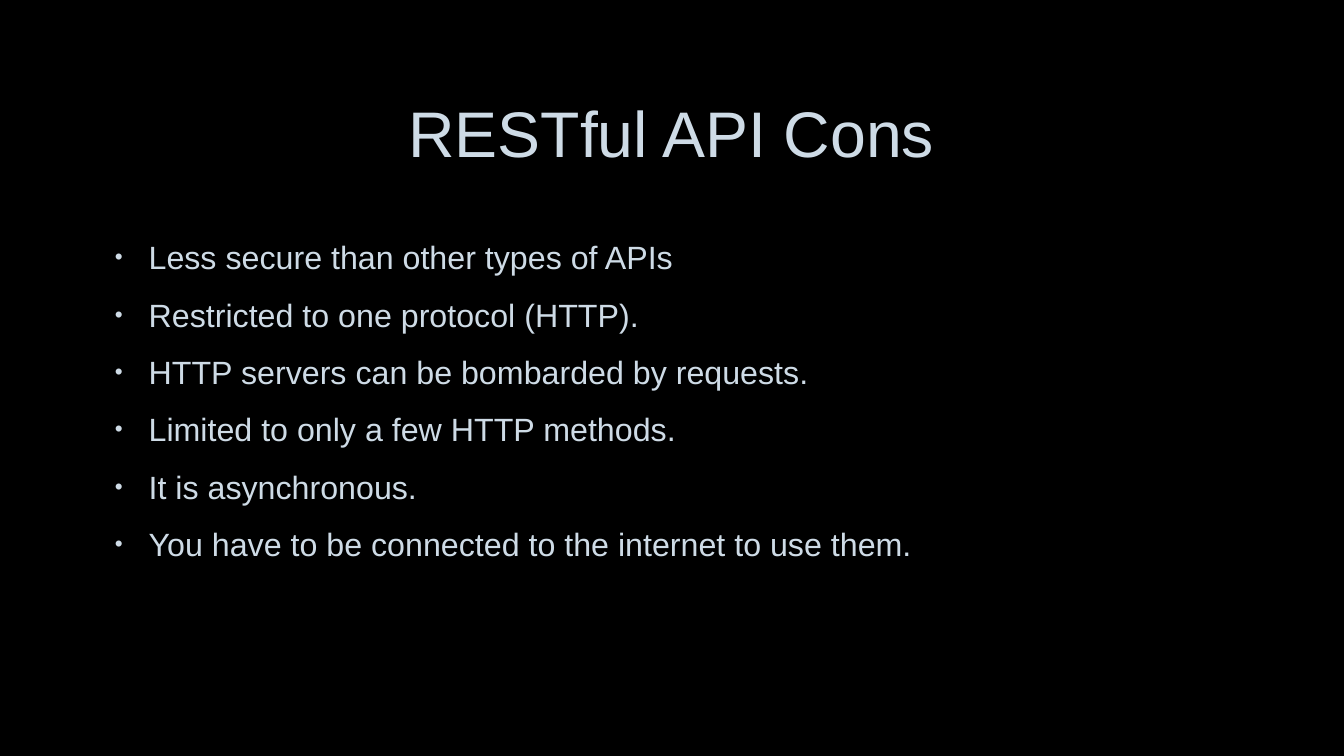
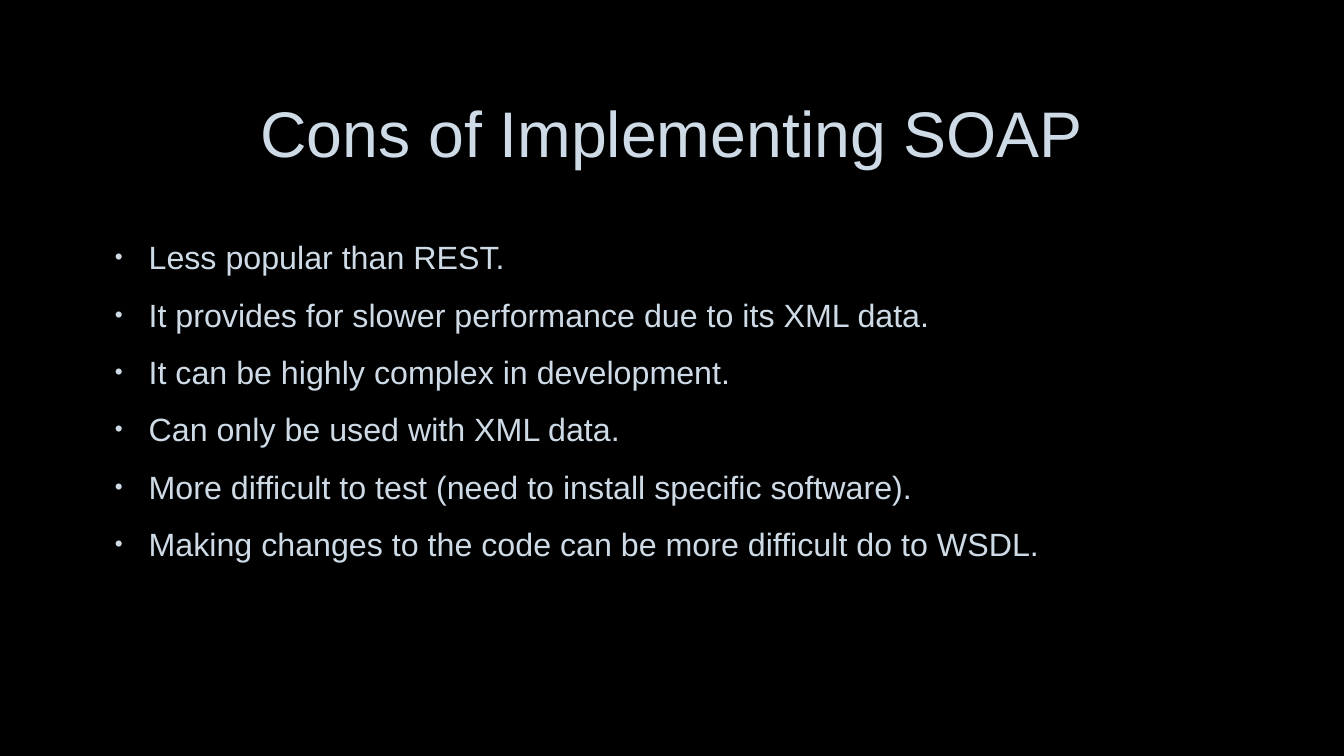
Before and after one commit to nerdommicro/WEB-420, a slide deck: slide 5 of week3/nesbitt-week3.pptx (slide 9 before the commit). Drawn at 1344x756 pixels with LibreOffice and Linux fonts; fonts in the diff are those of the drawing; background and template pictures are left out. Boxes give left, top, right and bottom in pixels: in the first picture for what was removed or moved away, otherwise in the second. Text is boxed around its words. In the diff, an @@ line names an element or a change of style, - is before the commit and + after.

```diff
--- a/week3/nesbitt-week3.pptx
+++ b/week3/nesbitt-week3.pptx
@@ title at (260, 110, 1083, 169): text changed @@
-RESTful API Cons
+Cons of Implementing SOAP
@@ text at (149, 245, 1039, 562): text changed @@
-• Less secure than other types of APIs
-• Restricted to one protocol (HTTP).
-• HTTP servers can be bombarded by requests.
-• Limited to only a few HTTP methods.
-• It is asynchronous.
-• You have to be connected to the internet to use them.
+• Less popular than REST.
+• It provides for slower performance due to its XML data.
+• It can be highly complex in development.
+• Can only be used with XML data.
+• More difficult to test (need to install specific software).
+• Making changes to the code can be more difficult do to WSDL.
```
Also in this commit, not shown: 7 other slides changed, 3 slides added, 2 slides removed.
